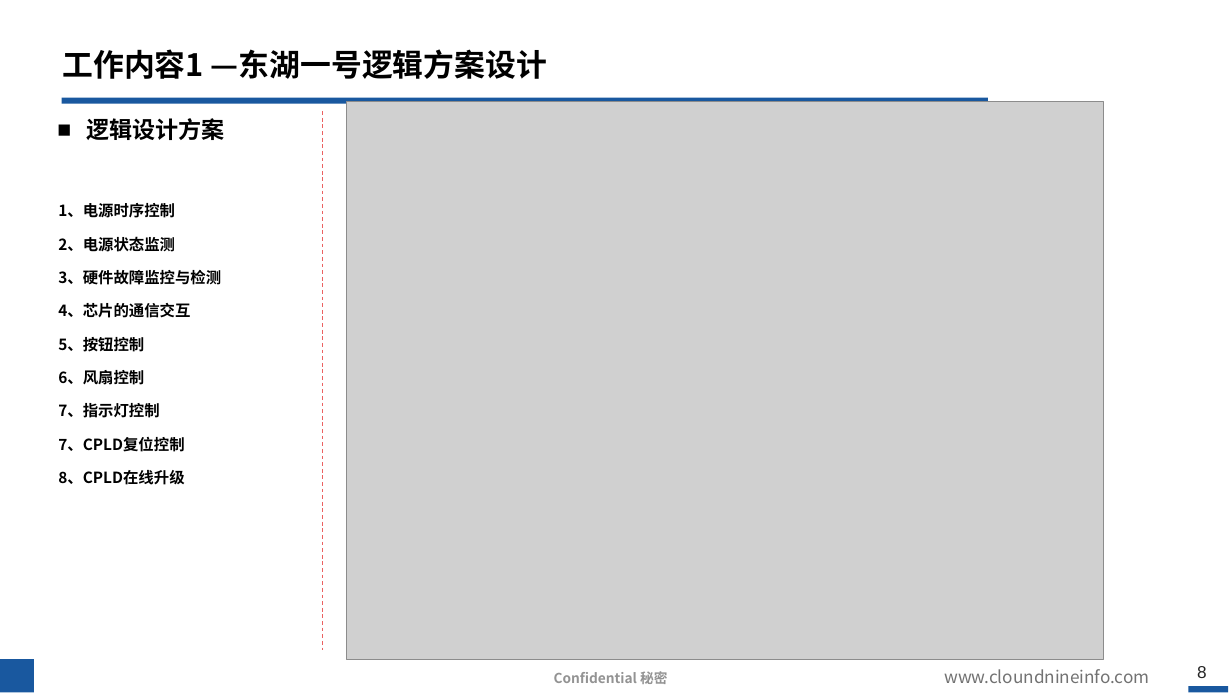
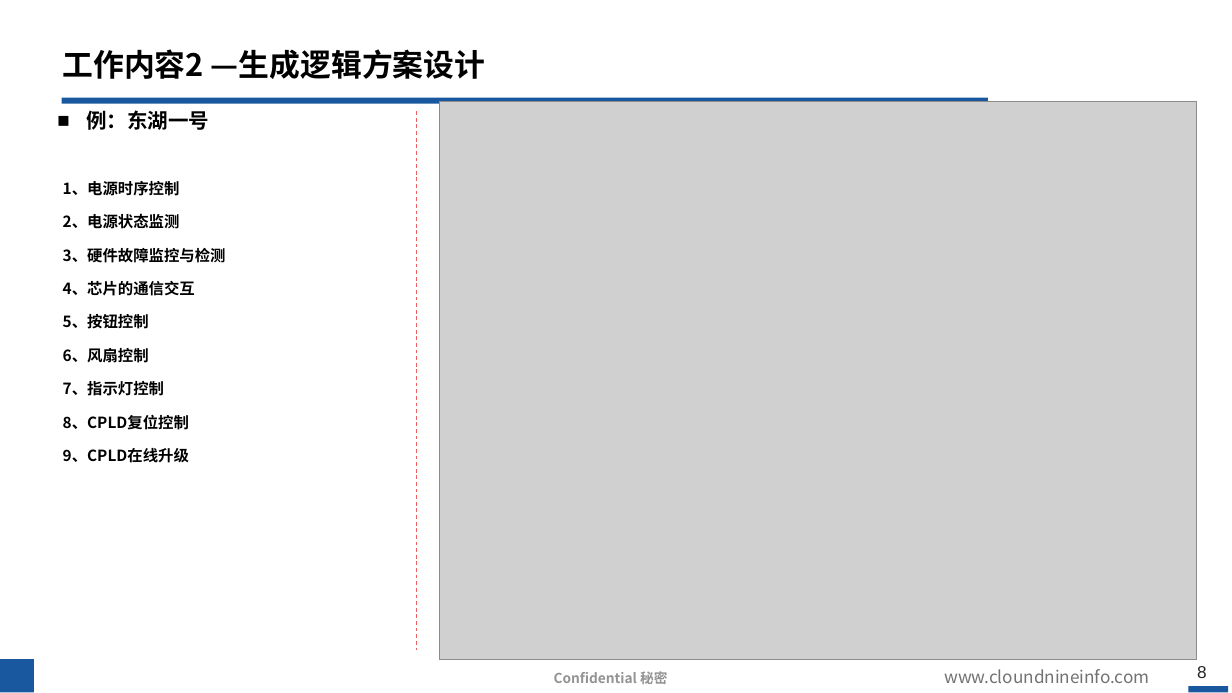
Before and after one commit to hahada-998/Tieta_code, a slide deck: slide 8 of 转正答辩.pptx. Drawn at 1232x693 pixels with LibreOffice and Linux fonts; fonts in the diff are those of the drawing; grey boxes stand for pictures; background and template pictures are left out. Boxes give left, top, right and bottom in pixels: in the first picture for what was removed or moved away, otherwise in the second. Text is boxed around its words. In the diff, an @@ line names an element or a change of style, - is before the commit and + after.

```diff
--- a/转正答辩.pptx
+++ b/转正答辩.pptx
@@ title at <box>63,49,485,79</box>: text changed @@
-工作内容1 —东湖一号逻辑方案设计
+工作内容2 —生成逻辑方案设计
@@ text at <box>86,110,209,130</box>: text changed; size 18 to 16 pt @@
-■ 逻辑设计方案
+■ 例：东湖一号
@@ line moved from (323, 111) - (323, 650) to (416, 111) - (416, 650) @@
@@ picture: place and size @@
-picture at <box>347,101,1104,659</box>
+picture at <box>440,101,1197,659</box>
@@ text "1、电源时序控制": place and size @@
-text "1、电源时序控制" at <box>58,203,221,485</box>
+text "1、电源时序控制" at <box>63,181,226,463</box>
@@ text at <box>63,415,189,463</box>: text changed @@
-  7、CPLD复位控制
-  8、CPLD在线升级
+  8、CPLD复位控制
+  9、CPLD在线升级
```
Also in this commit, not shown: 7 other slides changed, 3 slides added, 26 slides removed, 2 other files.
